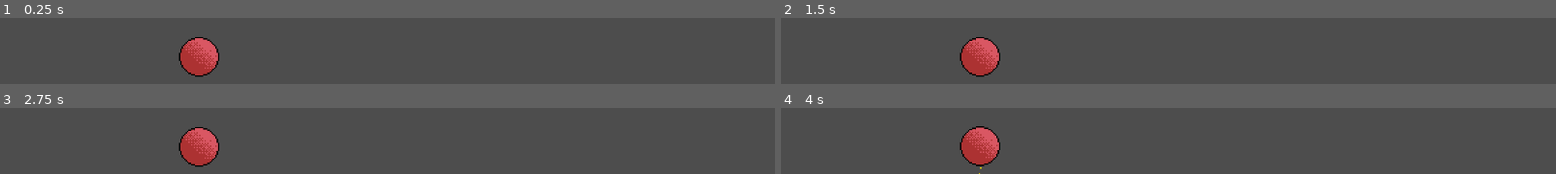
Above: before the commit, frames 1-4 (two rows, left to right).
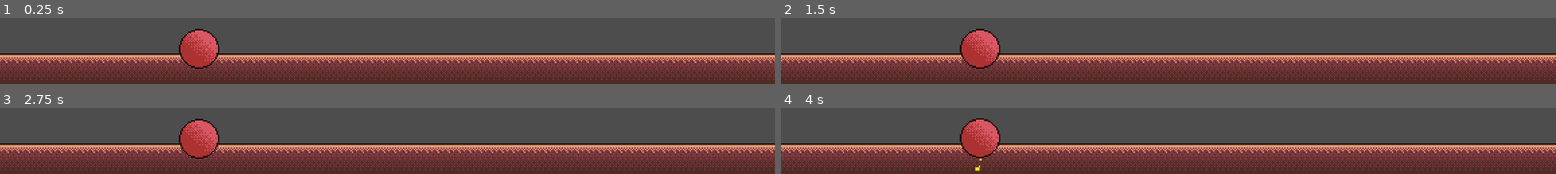
Above: after the commit, the same moments.

Repository: Mvgedev/joyride
Game: Godot game, scene res://scenes/game_scene.tscn
Two runs of this game, one before a commit and one after it. Both use one fixed random seed, a clock stepped at 60 frames per second and the inputs below.
Inputs:
- Up to frame 1 (0.25 s): no input
- Up to frame 2 (1.5 s): tap Enter (ui_accept) at 0.5, 0.77 s
- Up to frame 3 (2.75 s): tap Enter (ui_accept) at 1.52, 2 s
- Up to frame 4 (4 s): tap Enter (ui_accept) at 2.75, 3.02, 3.77 s

The runs differ from the first frame. In frame 1, 47% of the frame differs, in the area x 0-100%, y 15-100%; in frame 2, 47%; in frame 3, 47%; in frame 4, 47%.

Commit message:
Import obstacles placeholder sprites
- Import of Missile, Enemy, Zapper and Missile warning placeholder sprites
- Creation of scenes for all spawnable obstacles (Missile, Missile Warning, Zapper and Ground Enemy)
- Minor adjustment on game scene presentation (Ground art not properly leveled with ground entity)

Diff:
--- /dev/null
+++ b/scenes/enemy.tscn
@@ -0,0 +1,32 @@
+[gd_scene load_steps=6 format=3 uid="uid://u0mvqkunudvx"]
+
+[ext_resource type="Texture2D" uid="uid://cxfrw8ah20vo5" path="res://assets/sprite/Enemy.png" id="1_7p1mj"]
+[ext_resource type="PackedScene" uid="uid://cd1ymsqih0ag7" path="res://scenes/killzone.tscn" id="2_md0e3"]
+
+[sub_resource type="AtlasTexture" id="AtlasTexture_md0e3"]
+atlas = ExtResource("1_7p1mj")
+region = Rect2(0, 0, 32, 32)
+
+[sub_resource type="SpriteFrames" id="SpriteFrames_4ra3w"]
+animations = [{
+"frames": [{
+"duration": 1.0,
+"texture": SubResource("AtlasTexture_md0e3")
+}],
+"loop": true,
+"name": &"default",
+"speed": 5.0
+}]
+
+[sub_resource type="CircleShape2D" id="CircleShape2D_4ra3w"]
+radius = 14.035668
+
+[node name="Enemy" type="Node2D"]
+
+[node name="AnimatedSprite2D" type="AnimatedSprite2D" parent="."]
+sprite_frames = SubResource("SpriteFrames_4ra3w")
+
+[node name="Killzone" parent="." instance=ExtResource("2_md0e3")]
+
+[node name="CollisionShape2D" type="CollisionShape2D" parent="Killzone"]
+shape = SubResource("CircleShape2D_4ra3w")
--- a/scenes/game_scene.tscn
+++ b/scenes/game_scene.tscn
@@ -1,9 +1,10 @@
-[gd_scene load_steps=4 format=3 uid="uid://k6ipuwviptmf"]
+[gd_scene load_steps=5 format=3 uid="uid://k6ipuwviptmf"]
 
+[ext_resource type="Texture2D" uid="uid://c0yng87jdr4hu" path="res://assets/sprite/bg_ground.png" id="1_onqr8"]
 [ext_resource type="PackedScene" uid="uid://bhell6isufwvh" path="res://scenes/player_character.tscn" id="1_w5aja"]
 
 [sub_resource type="SegmentShape2D" id="SegmentShape2D_lxttp"]
-b = Vector2(0, 325)
+b = Vector2(0, 307)
 
 [sub_resource type="SegmentShape2D" id="SegmentShape2D_w5aja"]
 a = Vector2(-113, 0)
@@ -12,6 +13,18 @@
 [node name="GameScene" type="Node2D"]
 
 [node name="GameManager" type="Node" parent="."]
+
+[node name="Landscape" type="Node" parent="."]
+
+[node name="Ground" type="Parallax2D" parent="Landscape"]
+repeat_size = Vector2(576, 0)
+autoscroll = Vector2(-70, 0)
+follow_viewport = false
+ignore_camera_scroll = true
+
+[node name="Sprite2D" type="Sprite2D" parent="Landscape/Ground"]
+position = Vector2(288, 162)
+texture = ExtResource("1_onqr8")
 
 [node name="Borders" type="Node" parent="."]
 
@@ -28,7 +41,7 @@
 shape = SubResource("SegmentShape2D_lxttp")
 
 [node name="Ground" type="StaticBody2D" parent="Borders"]
-position = Vector2(0, 316)
+position = Vector2(0, 310)
 collision_layer = 5
 collision_mask = 3
 
@@ -45,4 +58,4 @@
 zoom = Vector2(2, 2)
 
 [node name="PlayerCharacter" parent="." instance=ExtResource("1_w5aja")]
-position = Vector2(148, 301)
+position = Vector2(148, 293)
--- /dev/null
+++ b/scenes/killzone.tscn
@@ -0,0 +1,3 @@
+[gd_scene format=3 uid="uid://cd1ymsqih0ag7"]
+
+[node name="Killzone" type="Area2D"]
--- /dev/null
+++ b/scenes/missile.tscn
@@ -0,0 +1,34 @@
+[gd_scene load_steps=6 format=3 uid="uid://c2ss2gwb88fr"]
+
+[ext_resource type="Texture2D" uid="uid://c4vrikhv17vlh" path="res://assets/sprite/Missile.png" id="1_6cx5e"]
+[ext_resource type="PackedScene" uid="uid://cd1ymsqih0ag7" path="res://scenes/killzone.tscn" id="2_35udt"]
+
+[sub_resource type="AtlasTexture" id="AtlasTexture_2swxv"]
+atlas = ExtResource("1_6cx5e")
+region = Rect2(0, 0, 32, 16)
+
+[sub_resource type="SpriteFrames" id="SpriteFrames_bd00w"]
+animations = [{
+"frames": [{
+"duration": 1.0,
+"texture": SubResource("AtlasTexture_2swxv")
+}],
+"loop": true,
+"name": &"default",
+"speed": 5.0
+}]
+
+[sub_resource type="CapsuleShape2D" id="CapsuleShape2D_flxc2"]
+radius = 2.0
+height = 28.0
+
+[node name="Missile" type="Node2D"]
+
+[node name="AnimatedSprite2D" type="AnimatedSprite2D" parent="."]
+sprite_frames = SubResource("SpriteFrames_bd00w")
+
+[node name="Killzone" parent="." instance=ExtResource("2_35udt")]
+
+[node name="CollisionShape2D" type="CollisionShape2D" parent="Killzone"]
+rotation = 1.5707964
+shape = SubResource("CapsuleShape2D_flxc2")
--- /dev/null
+++ b/scenes/missile_warning.tscn
@@ -0,0 +1,23 @@
+[gd_scene load_steps=4 format=3 uid="uid://5ge2e7wu22vs"]
+
+[ext_resource type="Texture2D" uid="uid://c32vakutvlyqh" path="res://assets/sprite/Warning.png" id="1_t31tr"]
+
+[sub_resource type="AtlasTexture" id="AtlasTexture_mvnof"]
+atlas = ExtResource("1_t31tr")
+region = Rect2(0, 0, 16, 16)
+
+[sub_resource type="SpriteFrames" id="SpriteFrames_8twbt"]
+animations = [{
+"frames": [{
+"duration": 1.0,
+"texture": SubResource("AtlasTexture_mvnof")
+}],
+"loop": true,
+"name": &"default",
+"speed": 5.0
+}]
+
+[node name="Missile Warning" type="Node2D"]
+
+[node name="AnimatedSprite2D" type="AnimatedSprite2D" parent="."]
+sprite_frames = SubResource("SpriteFrames_8twbt")
--- a/scenes/player_character.tscn
+++ b/scenes/player_character.tscn
@@ -32,9 +32,11 @@
 angular_velocity_min = -1.6093254e-05
 angular_velocity_max = -1.6093254e-05
 gravity = Vector3(0, 98, 0)
+scale_max = 3.0
 color = Color(1, 0.9098039, 0, 1)
 
 [node name="PlayerCharacter" type="RigidBody2D"]
+z_index = 5
 collision_layer = 2
 mass = 0.5
 gravity_scale = 0.7
--- /dev/null
+++ b/scenes/zapper.tscn
@@ -0,0 +1,34 @@
+[gd_scene load_steps=6 format=3 uid="uid://glftydw8buuf"]
+
+[ext_resource type="Texture2D" uid="uid://xib48otgrg5" path="res://assets/sprite/Zapper.png" id="1_iivta"]
+[ext_resource type="PackedScene" uid="uid://cd1ymsqih0ag7" path="res://scenes/killzone.tscn" id="2_rwb7l"]
+
+[sub_resource type="AtlasTexture" id="AtlasTexture_rwb7l"]
+atlas = ExtResource("1_iivta")
+region = Rect2(0, 0, 64, 16)
+
+[sub_resource type="SpriteFrames" id="SpriteFrames_tgqbo"]
+animations = [{
+"frames": [{
+"duration": 1.0,
+"texture": SubResource("AtlasTexture_rwb7l")
+}],
+"loop": true,
+"name": &"default",
+"speed": 5.0
+}]
+
+[sub_resource type="RectangleShape2D" id="RectangleShape2D_tgqbo"]
+size = Vector2(14, 60)
+
+[node name="Zapper" type="Node2D"]
+
+[node name="AnimatedSprite2D" type="AnimatedSprite2D" parent="."]
+sprite_frames = SubResource("SpriteFrames_tgqbo")
+
+[node name="Killzone" parent="." instance=ExtResource("2_rwb7l")]
+
+[node name="CollisionShape2D" type="CollisionShape2D" parent="Killzone"]
+position = Vector2(0, -4.5896954e-07)
+rotation = 1.5707964
+shape = SubResource("RectangleShape2D_tgqbo")
Binary file added: assets/sprite/Enemy.png
Not shown, added: assets/sprite/Enemy.png.import
Binary file added: assets/sprite/Missile.png
Not shown, added: assets/sprite/Missile.png.import
Binary file added: assets/sprite/Warning.png
Not shown, added: assets/sprite/Warning.png.import
Binary file added: assets/sprite/Zapper.png
Not shown, added: assets/sprite/Zapper.png.import
Binary file added: assets/sprite/bg_ground.png
Not shown, added: assets/sprite/bg_ground.png.import
